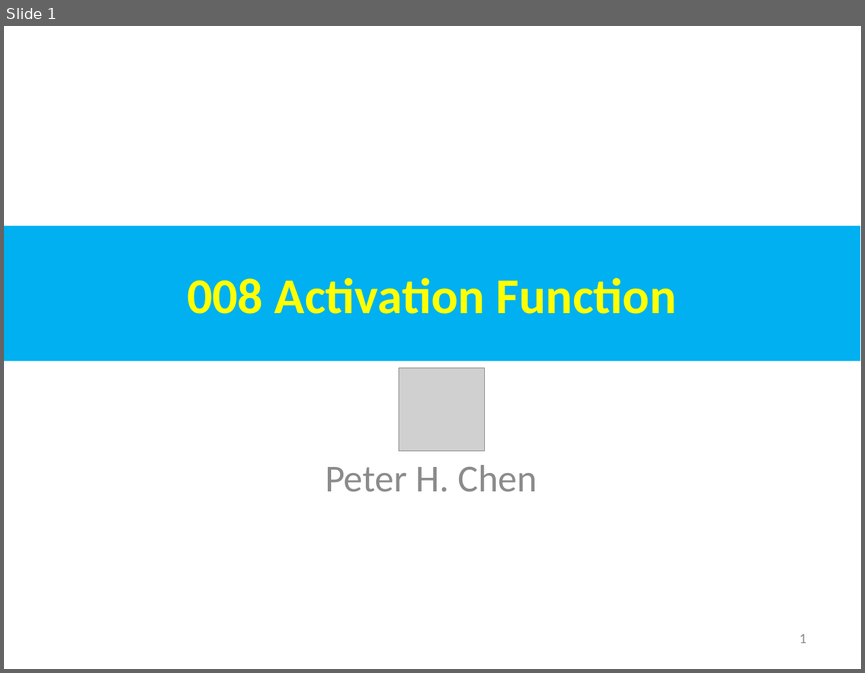
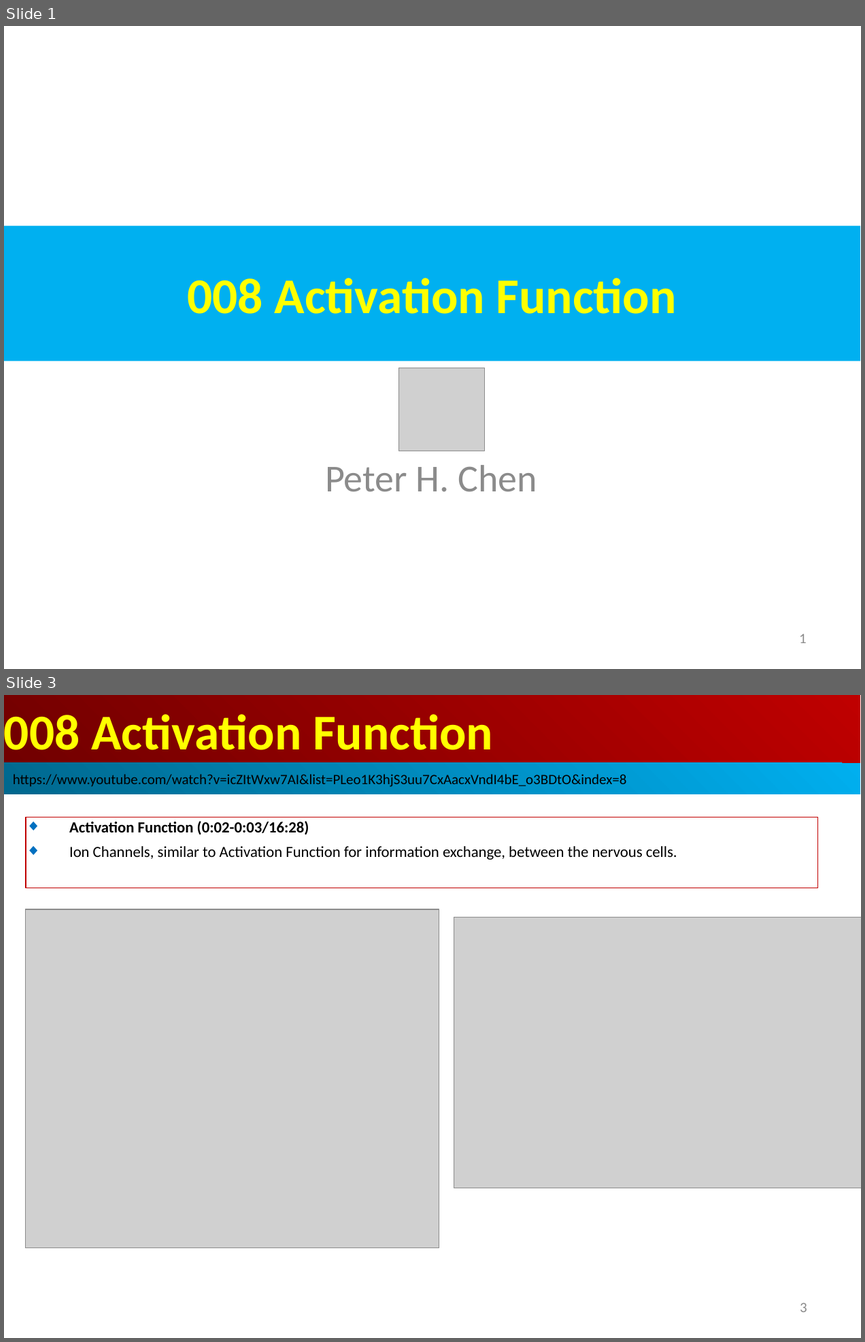
Before and after one commit to peterhchen/AIU_CS512_DL, a slide deck: 000_Lecture_Project/week02/01_Lecture/08_Act_Func.ppt. Shown one above the other, each under a label of ours: slide 1 before the commit, slides 1 and 3 after it; the slides between them are not shown. The pictures are 865x673 and 865x1342 pixels, drawn with LibreOffice and Linux fonts; fonts in the diff are those of the drawing; grey boxes stand for pictures. Boxes give left, top, right and bottom in pixels: in the first picture for what was removed or moved away, otherwise in the second. Text is boxed around its words. In the diff, an @@ line names an element or a change of style, - is before the commit and + after.

```diff
--- a/000_Lecture_Project/week02/01_Lecture/08_Act_Func.ppt
+++ b/000_Lecture_Project/week02/01_Lecture/08_Act_Func.ppt
@@ slide 3 added at (4,695,861,1338), background #FFFFFF @@
@@ rectangle added at (4,695,860,764), fill gradient #BF0000 to #710000, 42 pt, text #FFFF00, bold @@
+008 Activation Function
@@ rectangle added at (4,763,860,794), fill gradient #00AFEF to #00688E, 12 pt, text #000000 @@
+https://www.youtube.com/watch?v=icZItWxw7AI&list=PLeo1K3hjS3uu7CxAacxVndI4bE_o3BDtO&index=8
@@ rectangle added at (26,817,817,888), outline #C00000 0.74 pt, 13 pt, text #000000 @@
+◆ Activation Function (0:02-0:03/16:28)
+◆ Ion Channels, similar to Activation Function for information exchange, between the nervous cells.
@@ picture added at (26,909,439,1248) @@
@@ picture added at (454,917,861,1187) @@
@@ page number added at (800,1302,807,1312), 12 pt, text #8B8B8B @@
+3
```
Also in this commit, not shown: 1 slide changed, 1 other slide added.
